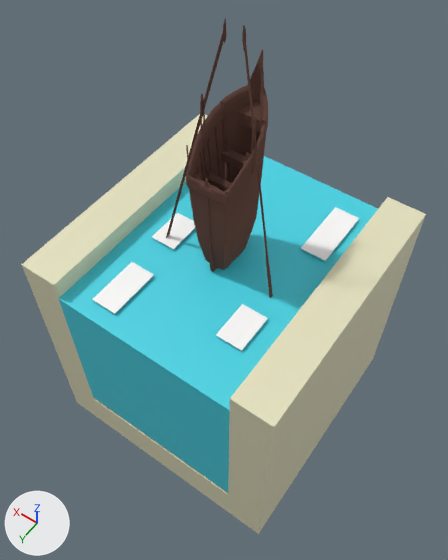
A saved change to the Blender file three/static/blender/12_0.blend.
One viewpoint serves both versions: a camera (50 mm lens) standing at (-1.63, 2.36, 4.2) and looking at (-0.04, 0.13, 0.69). Arrows for +X, +Y and +Z are at lower left; the lights stay in place.

The scene before the commit, as lines of its bpy script (objects in view):
```python
ob_cube = bpy.data.objects.new('Cube', me_cube)
ob_cube.location = (0.0, 0.0, 0.0)
ob_cube_001 = bpy.data.objects.new('Cube.001', me_cube_001)
ob_cube_001.location = (0.0, 0.0, 0.152)
ob_cube_001.scale = (0.7, 1.0, 0.7)
ob_plane = bpy.data.objects.new('Plane', me_plane)
ob_plane.location = (-0.434, 0.485, 0.877)
ob_plane.scale = (0.1, 0.15, 1.0)
ob_plane_002 = bpy.data.objects.new('Plane.002', me_plane_002)
ob_plane_002.location = (0.431, 0.077, 0.877)
ob_plane_002.scale = (0.1, 0.15, 1.0)
ob_plane_003 = bpy.data.objects.new('Plane.003', me_plane_003)
ob_plane_003.location = (-0.495, -0.554, 0.877)
ob_plane_003.scale = (0.1, 0.25, 1.0)
ob_plane_004 = bpy.data.objects.new('Plane.004', me_plane_004)
ob_plane_004.location = (0.396, 0.684, 0.877)
ob_plane_004.scale = (0.1, 0.2, 1.0)
ob_retopo_cube_006 = bpy.data.objects.new('Retopo_Cube.006', me_mesh_001)
ob_retopo_cube_006.location = (0.0, 0.0, 0.822)
ob_retopo_cube_006.scale = (0.1, 0.05, 0.7)
```
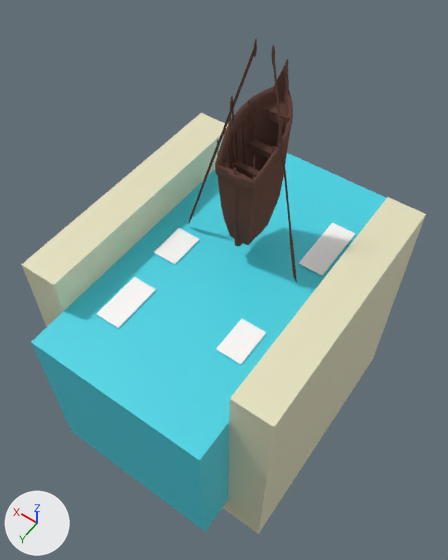
Where the change shows, as pixel boxes [x1, y1, x2, y2] in the pictures (448 x 560 px):
```json
{"object": "Cube.001", "change": "moved, rescaled", "before": [59, 156, 378, 492], "after": [31, 153, 386, 532], "on screen": "11% wider, 13% taller"}
{"object": "Retopo_Cube.006", "change": "moved, rescaled", "before": [166, 18, 273, 298], "after": [188, 39, 297, 283], "on screen": "13% shorter"}
{"object": "Plane.004", "change": "moved", "before": [92, 262, 154, 314], "after": [97, 277, 156, 328]}
{"object": "Plane.003", "change": "moved", "before": [301, 207, 359, 261], "after": [299, 223, 355, 276]}
{"object": "Plane", "change": "moved", "before": [216, 304, 268, 351], "after": [216, 319, 266, 364]}
{"object": "Plane.002", "change": "moved", "before": [152, 212, 195, 249], "after": [154, 228, 199, 264]}
```

Edits to the scene script, one JSON object a line:
```json
{"op": "set", "path": "ob_cube_001.location", "old": "(0.0, 0.0, 0.152)", "new": "(0.0, 0.0, 0.0)"}
{"op": "set", "path": "ob_cube_001.scale", "old": "(0.7, 1.0, 0.7)", "new": "(0.7, 1.3, 0.7)"}
{"op": "set", "path": "ob_plane.location", "old": "(-0.434, 0.485, 0.877)", "new": "(-0.434, 0.485, 0.71)"}
{"op": "set", "path": "ob_plane_002.location", "old": "(0.431, 0.077, 0.877)", "new": "(0.431, 0.077, 0.71)"}
{"op": "set", "path": "ob_plane_003.location", "old": "(-0.495, -0.554, 0.877)", "new": "(-0.495, -0.554, 0.71)"}
{"op": "set", "path": "ob_plane_004.location", "old": "(0.396, 0.684, 0.877)", "new": "(0.396, 0.684, 0.71)"}
{"op": "set", "path": "ob_retopo_cube_006.location", "old": "(0.0, 0.0, 0.822)", "new": "(0.0, -0.293, 0.822)"}
{"op": "set", "path": "ob_retopo_cube_006.scale", "old": "(0.1, 0.05, 0.7)", "new": "(0.1, 0.05, 0.6)"}
```
